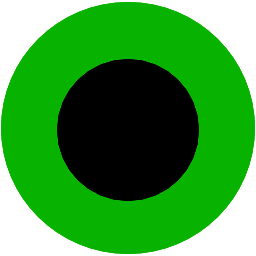
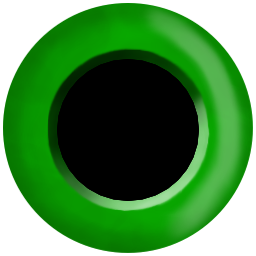
The second 256 x 256 image is a revision of the first. Changes to its layers:
painted on "Paint Layer 1" over 1, 2, 255, 254
removed layer "Paint Layer 6" over 1, 2, 255, 254
added layer "Paint Layer 3" above "Paint Layer 2" over 1, 2, 255, 254
added layer "Base Lighting" above "Base" over 1, 2, 255, 254
added layer "Base" above "Background" over 1, 2, 255, 254
